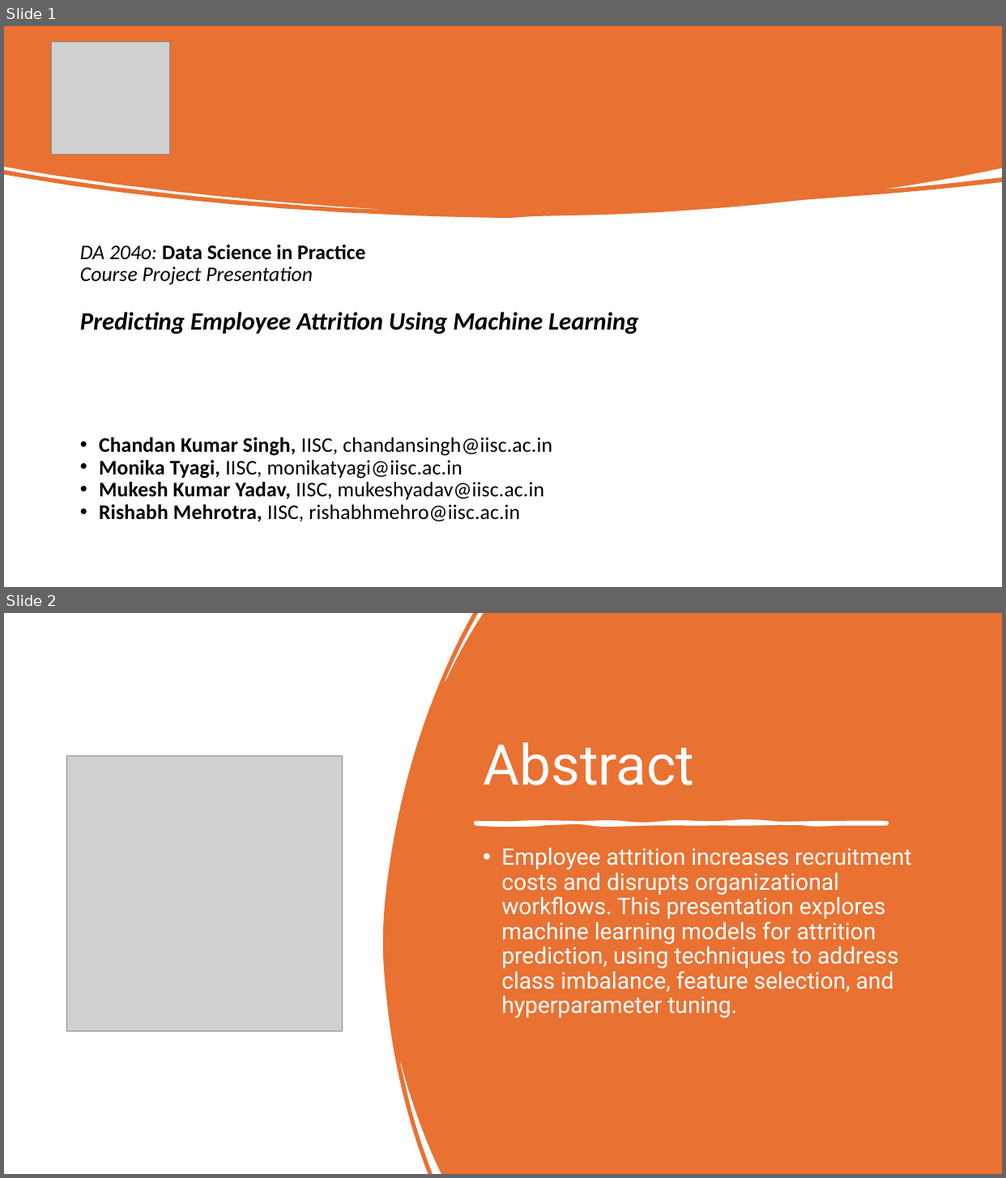
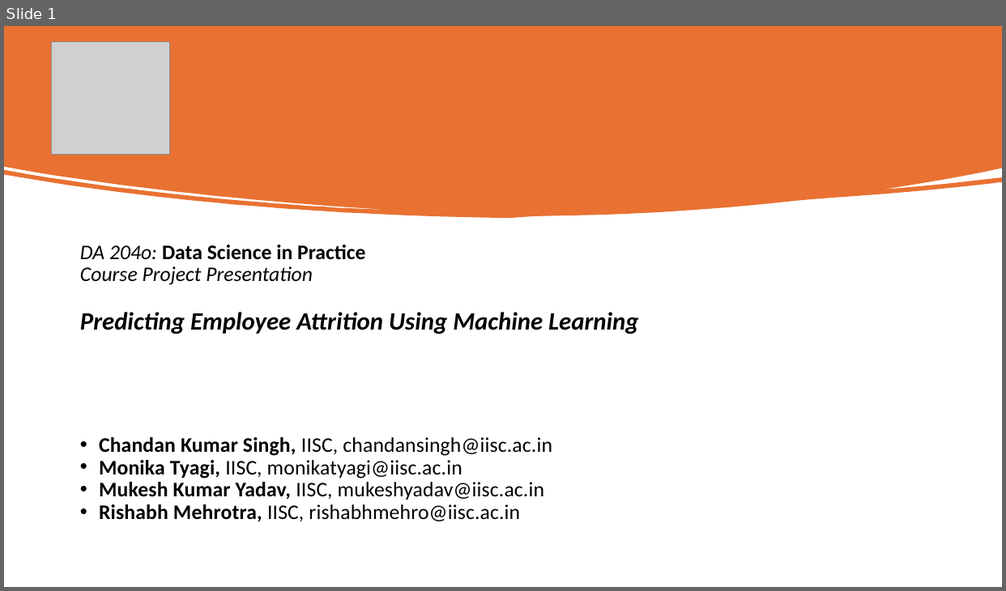
Before and after one commit to monikatyagiisc/employee-attrition-prediction, a slide deck: Project_Presentation_Employee_Attrition_Prediction.pptx. Shown one above the other, each under a label of ours: slides 1 and 2 before the commit, slide 1 after it. The pictures are 1006x1178 and 1006x591 pixels, drawn with LibreOffice and Linux fonts; fonts in the diff are those of the drawing; grey boxes stand for pictures. Boxes give left, top, right and bottom in pixels: in the first picture for what was removed or moved away, otherwise in the second. Text is boxed around its words. In the diff, an @@ line names an element or a change of style, - is before the commit and + after.

Commit message:
Update ppt

```diff
--- a/Project_Presentation_Employee_Attrition_Prediction.pptx
+++ b/Project_Presentation_Employee_Attrition_Prediction.pptx
@@ slide 2 removed at [4, 613, 1002, 1174], background #FFFFFF @@
@@ freeform shape removed at [383, 613, 1002, 1174] @@
@@ picture removed at [67, 756, 343, 1032] @@
@@ title removed at [483, 743, 694, 786] @@
-Abstract
@@ freeform shape removed at [475, 823, 888, 824] @@
@@ text removed at [501, 848, 912, 1018] @@
-• Employee attrition increases recruitment costs and disrupts organizational workflows. This presentation explores machine learning models for attrition prediction, using techniques to address class imbalance, feature selection, and hyperparameter tuning.
```
Also in this commit, not shown: 1 slide changed.
